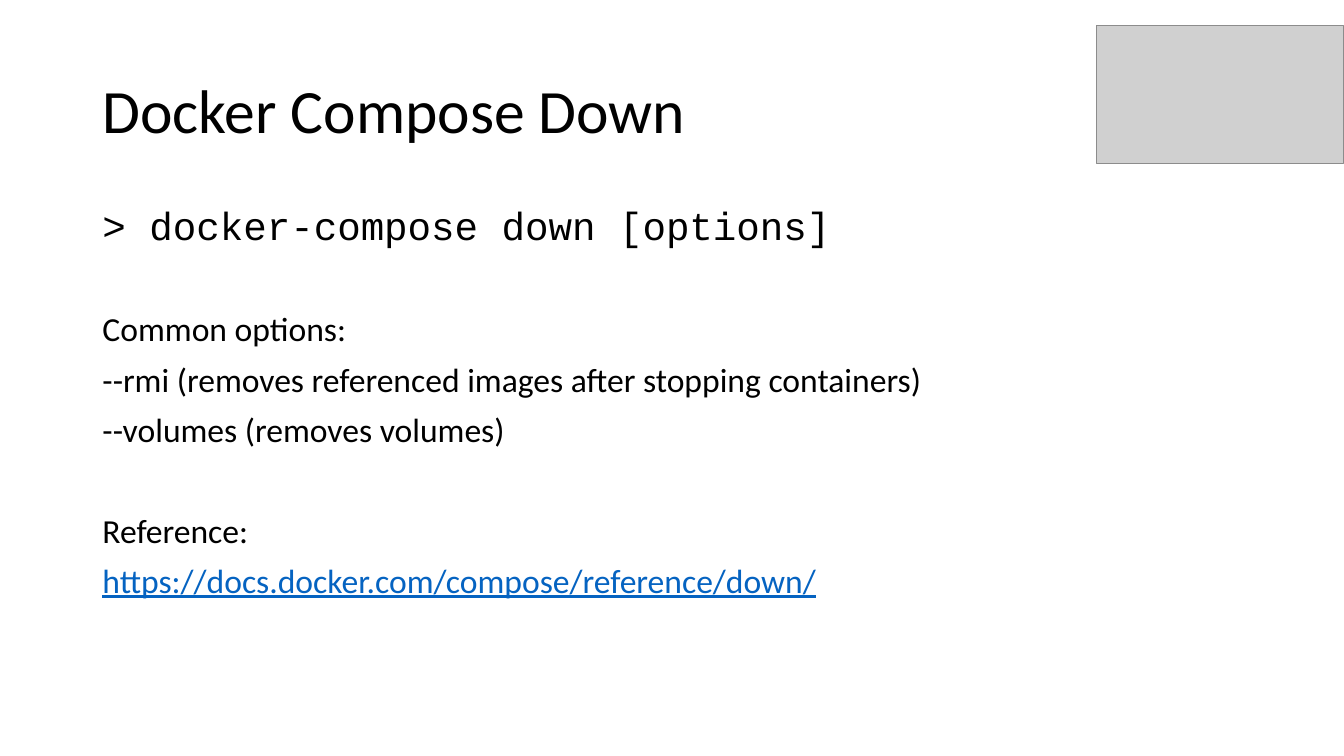
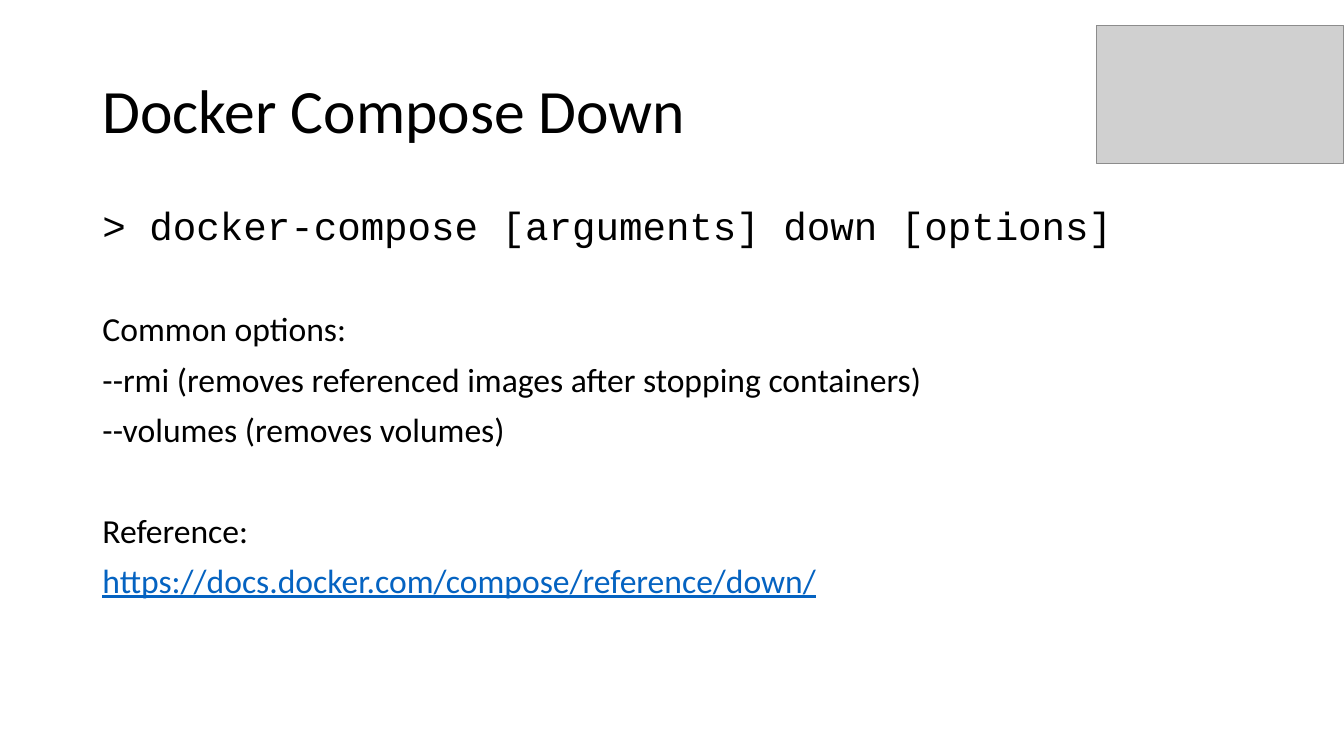
Before and after one commit to aljazsim/docker-masterclass-examples, a slide deck: slide 56 of Docker Masterclass.pptx (slide 51 before the commit). Drawn at 1344x756 pixels with LibreOffice and Linux fonts; fonts in the diff are those of the drawing; grey boxes stand for pictures. Boxes give left, top, right and bottom in pixels: in the first picture for what was removed or moved away, otherwise in the second. Text is boxed around its words. In the diff, an @@ line names an element or a change of style, - is before the commit and + after.

```diff
--- a/Docker Masterclass.pptx
+++ b/Docker Masterclass.pptx
@@ text at (149,212,1112,248): text changed @@
-> docker-compose down [options]
+> docker-compose [arguments] down [options]
```
Also in this commit, not shown: 12 other slides changed, 6 slides added.
